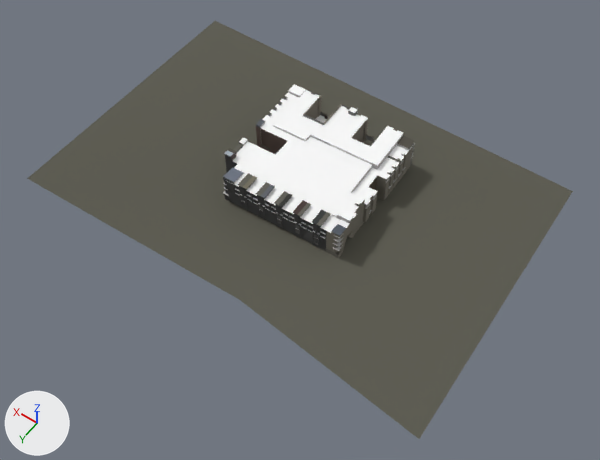
What one commit did to the glTF model public/twins/chatt/models/museum-bluffs-south.glb.
Both versions are drawn from a camera (50 mm lens) standing at (-174.0, 240.0, 334.0) and looking at (-14.0, 17.0, -16.0). The axes (+X, +Y, +Z) are drawn at lower left. The lights are the same throughout. The picture after the commit comes second. Where no turn or scale is listed for an object, it has been applied to the vertices. Vertices at exactly the same position are counted once.
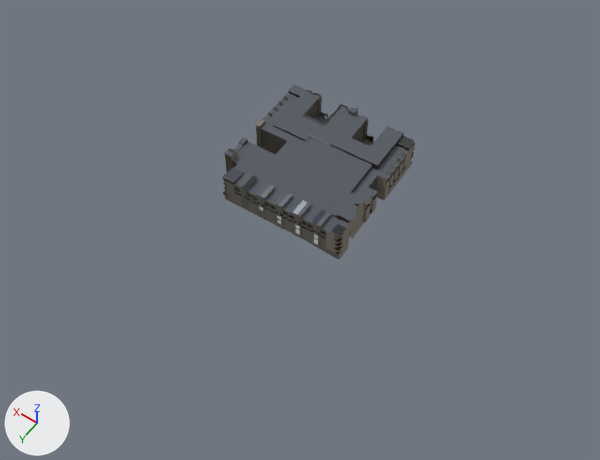
Where the newer file only moved an object's origin or applied its transform, the numbers keep the older frame.

Changed parts and their boxes [x1, y1, x2, y2] in the pictures (600 x 460 px):
'Mesh_0', reshaped (65% narrower, 58% shorter)
    before: [27, 21, 573, 439]
    after: [222, 84, 415, 259]
part 1 of me_mesh_0, cut back
    before: [27, 21, 573, 439]
    after: [235, 136, 377, 257]
part 2 of me_mesh_0, surface changed
    both: [222, 84, 415, 258]

The change in detail:
me_mesh_0 is used by ob_mesh_0; location (-2.2, -2.8, 1.6).
me_mesh_0 had 1698 vertices, 3429 faces and spanned x -125.0..125.0, y -86.0..86.0, z -16.0..16.0.
me_mesh_0 now has 1837 vertices, 3692 faces and spans x -45.0..37.0, y -47.0..36.0, z -7.0..16.0.
me_mesh_0 part 1: 8 vertices moved within x -42.0..36.0, y -23.0..33.0, z -4.0..11.0; 14 vertices removed from x -125.0..125.0, y -86.0..86.0, z -16.0..14.0; 153 vertices added at x -44.0..36.0, y -23.0..34.0, z -7.0..13.0.
me_mesh_0 part 2: 3283 kept faces spanning x -45.0..37.0, y -47.0..36.0, z -7.0..16.0 get new texture (UV) coordinates.
me_mesh_0 gains material mat_palettematerial002 (picture img_palettebasecolor).
